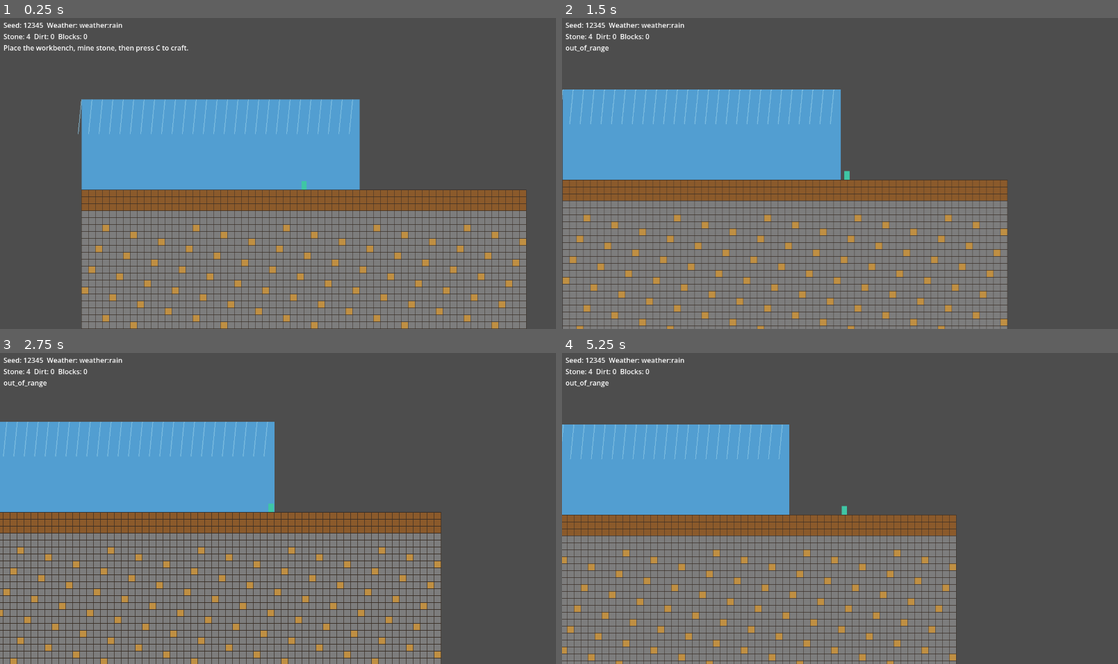
Above: before the commit, frames 1-4 (two rows, left to right).
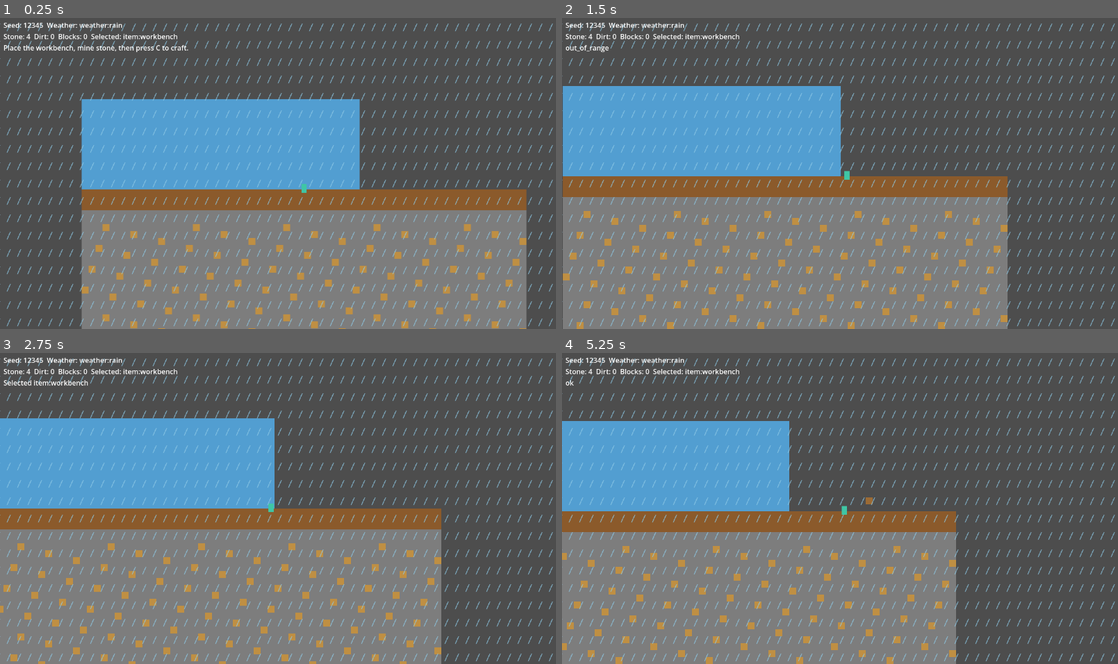
Above: after the commit, the same moments.

Repository: MariuszBielecki288728/godot-2d-sandbox-starter
Game: Godot game, scene res://scenes/main.tscn
Two runs of this game, one before a commit and one after it. Both use one fixed random seed, a clock stepped at 60 frames per second and the inputs below.
Inputs (mouse positions are in pixels of both pictures, inside the frame that each line leads up to):
- Up to frame 1 (0.25 s): no input
- Up to frame 2 (1.5 s): move the mouse to (962, 157) at 0.52 s; hold C (craft) 0.53-1.28 s; hold D (move_right) from 0.53 s (still down); tap Space (jump) at 0.77 s; click (962, 157) at 0.8 s; move the mouse to (728, 189) at 1.27 s; click (728, 189) at 1.35 s
- Up to frame 3 (2.75 s): tap Space (jump) at 1.52 s; right-click (166, 524) at 1.55 s; move the mouse to (333, 440) at 2.02 s; release D (move_right) at 2.03 s; hold A (move_left) from 2.03 s (still down); hold Right mouse button (place) from 2.03 s (still down); tap Q (select_next, bound only after the commit) at 2.3 s
- Up to frame 4 (5.25 s): move the mouse to (812, 570) at 2.77 s; release A (move_left) at 2.78 s; release Right mouse button (place) at 2.78 s; hold D (move_right) 2.78-4.28 s; tap Q (select_next, bound only after the commit) at 2.85 s; tap Space (jump) at 3.02, 3.77, 4.52 s; tap C (craft) at 3.05 s; move the mouse to (1006, 555) at 3.52 s; hold C (craft) 3.53-4.28 s; click (1006, 555) at 3.8 s; tap Ctrl (load_world) at 4.15 s; move the mouse to (673, 461) at 4.27 s; hold A (move_left) 4.28-5.03 s; click (673, 461) at 4.35 s; right-click (673, 461) at 4.55 s; tap Page Up (save_world) at 4.9 s; move the mouse to (867, 508) at 5.02 s; hold D (move_right) from 5.03 s (still down); hold Right mouse button (place) from 5.03 s (still down)

The runs differ from the first frame. In frame 1, 12% of the frame differs, in the area x 0-100%, y 1-100%; in frame 2, 17%; in frame 3, 17%; in frame 4, 15%.

Commit message:
Correct Layer 2 terrain physics integration

Diff:
--- a/project.godot
+++ b/project.godot
@@ -54,6 +54,10 @@
 "deadzone": 0.5,
 "events": [Object(InputEventKey,"physical_keycode":67)]
 }
+select_next={
+"deadzone": 0.5,
+"events": [Object(InputEventKey,"physical_keycode":81)]
+}
 save_world={
 "deadzone": 0.5,
 "events": [Object(InputEventKey,"physical_keycode":4194323)]
--- a/scenes/main.tscn
+++ b/scenes/main.tscn
@@ -18,21 +18,15 @@
 color = Color(0.32, 0.62, 0.82, 1)
 mouse_filter = 2
 
-[node name="WorldView" type="Node2D" parent="."]
+[node name="WorldView" type="TileMapLayer" parent="."]
 script = ExtResource("2_world")
-
-[node name="Ground" type="StaticBody2D" parent="."]
-position = Vector2(512, 368)
-
-[node name="CollisionShape2D" type="CollisionShape2D" parent="Ground"]
-shape = SubResource("RectangleShape2D_ground")
 
 [node name="Player" parent="." instance=ExtResource("3_player")]
 
-[node name="WeatherView" type="Node2D" parent="."]
+[node name="CanvasLayer" type="CanvasLayer" parent="."]
+
+[node name="WeatherView" type="Node2D" parent="CanvasLayer"]
 script = ExtResource("4_weather")
-
-[node name="CanvasLayer" type="CanvasLayer" parent="."]
 
 [node name="Hud" type="Label" parent="CanvasLayer"]
 offset_left = 8.0
--- a/src/domain/world/tile_catalog.gd
+++ b/src/domain/world/tile_catalog.gd
@@ -23,13 +23,17 @@
 		ORE:
 			return TileDefinition.new(ORE, true, true, ITEM_ORE, Color("bf8f43"))
 		WORKBENCH:
-			return TileDefinition.new(WORKBENCH, true, false, StringName(), Color("9b6b35"))
+			return TileDefinition.new(WORKBENCH, true, true, ITEM_WORKBENCH, Color("9b6b35"))
 		_:
 			return TileDefinition.new(AIR, false, false, StringName(), Color.TRANSPARENT)
 
 
 static func is_known(tile_id: StringName) -> bool:
 	return tile_id in [AIR, DIRT, STONE, ORE, WORKBENCH]
+
+
+static func is_known_item(item_id: StringName) -> bool:
+	return item_id in [ITEM_DIRT, ITEM_STONE, ITEM_ORE, ITEM_STONE_BLOCK, ITEM_WORKBENCH]
 
 
 static func tile_for_item(item_id: StringName) -> StringName:
--- a/src/game/sandbox_authority.gd
+++ b/src/game/sandbox_authority.gd
@@ -7,6 +7,7 @@
 const INVALID_TARGET: StringName = &"invalid_target"
 const INSUFFICIENT_ITEMS: StringName = &"insufficient_items"
 const MISSING_CAPABILITY: StringName = &"missing_capability"
+const OCCUPIED_TARGET: StringName = &"occupied_target"
 
 var world: WorldState
 var inventory: Inventory
@@ -32,12 +33,19 @@
 	return ActionResult.new(true, OK)
 
 
-func place(player_tile: Vector2i, target: Vector2i, item_id: StringName) -> ActionResult:
+func place(
+	player_tile: Vector2i,
+	target: Vector2i,
+	item_id: StringName,
+	occupied_tiles: Array[Vector2i] = []
+) -> ActionResult:
 	if not _within_reach(player_tile, target) or not world.is_in_bounds(target):
 		return ActionResult.new(false, OUT_OF_RANGE)
 	var tile_id := TileCatalog.tile_for_item(item_id)
 	if tile_id == TileCatalog.AIR or world.get_tile(target) != TileCatalog.AIR:
 		return ActionResult.new(false, INVALID_TARGET)
+	if target in occupied_tiles:
+		return ActionResult.new(false, OCCUPIED_TARGET)
 	if not inventory.remove(item_id, 1):
 		return ActionResult.new(false, INSUFFICIENT_ITEMS)
 	world.set_tile(target, tile_id)
--- /dev/null
+++ b/src/multiplayer/authoritative_tile_transport.gd
@@ -0,0 +1,22 @@
+class_name AuthoritativeTileTransport
+extends RefCounted
+
+
+func host_handle(packet: PackedByteArray, authority: SandboxAuthority) -> Dictionary:
+	var codec := TileActionCodec.new()
+	var message: Dictionary = codec.decode(packet)
+	if not bool(message.get("ok", false)) or message.get("type") != &"mine":
+		return {"ok": false}
+	var target: Vector2i = message["target"]
+	var result := authority.mine(message["player"], target)
+	if not result.succeeded:
+		return {"ok": false}
+	return {"ok": true, "packet": codec.tile_update(target, authority.world.get_tile(target))}
+
+
+func client_apply(packet: PackedByteArray, world: WorldState) -> bool:
+	var codec := TileActionCodec.new()
+	var message: Dictionary = codec.decode(packet)
+	if not bool(message.get("ok", false)) or message.get("type") != &"tile_update":
+		return false
+	return world.set_tile(message["position"], message["id"])
--- /dev/null
+++ b/src/multiplayer/tile_action_codec.gd
@@ -0,0 +1,61 @@
+class_name TileActionCodec
+extends RefCounted
+
+
+func mine_intent(player_tile: Vector2i, target: Vector2i) -> PackedByteArray:
+	return (
+		JSON
+		. stringify({"type": "mine", "player": _data(player_tile), "target": _data(target)})
+		. to_utf8_buffer()
+	)
+
+
+func tile_update(position: Vector2i, tile_id: StringName) -> PackedByteArray:
+	return (
+		JSON
+		. stringify({"type": "tile_update", "position": _data(position), "id": String(tile_id)})
+		. to_utf8_buffer()
+	)
+
+
+func decode(packet: PackedByteArray) -> Dictionary:
+	var json := JSON.new()
+	if json.parse(packet.get_string_from_utf8()) != OK or not json.data is Dictionary:
+		return {"ok": false}
+	var data: Dictionary = json.data
+	if (
+		data.get("type") == "mine"
+		and _is_coordinate(data.get("player"))
+		and _is_coordinate(data.get("target"))
+	):
+		var player: Dictionary = data["player"]
+		var target: Dictionary = data["target"]
+		return {
+			"ok": true,
+			"type": &"mine",
+			"player": _coordinate(player),
+			"target": _coordinate(target)
+		}
+	if data.get("type") == "tile_update" and _is_coordinate(data.get("position")):
+		var tile_id := StringName(data.get("id", ""))
+		if TileCatalog.is_known(tile_id):
+			var position: Dictionary = data["position"]
+			return {
+				"ok": true, "type": &"tile_update", "position": _coordinate(position), "id": tile_id
+			}
+	return {"ok": false}
+
+
+func _is_coordinate(value: Variant) -> bool:
+	if not value is Dictionary:
+		return false
+	var coordinate: Dictionary = value
+	return typeof(coordinate.get("x")) == TYPE_INT and typeof(coordinate.get("y")) == TYPE_INT
+
+
+func _coordinate(data: Dictionary) -> Vector2i:
+	return Vector2i(int(data["x"]), int(data["y"]))
+
+
+func _data(position: Vector2i) -> Dictionary:
+	return {"x": position.x, "y": position.y}
--- a/src/presentation/main/sandbox_main.gd
+++ b/src/presentation/main/sandbox_main.gd
@@ -4,9 +4,10 @@
 const SAVE_PATH: String = "user://sandbox-save.json"
 
 var _authority: SandboxAuthority
+var _selected_item: StringName = TileCatalog.ITEM_WORKBENCH
 
 @onready var _world_view: WorldView = $WorldView
-@onready var _weather_view: WeatherView = $WeatherView
+@onready var _weather_view: WeatherView = $CanvasLayer/WeatherView
 @onready var _player: SandboxPlayer = $Player
 @onready var _hud: SandboxHud = $CanvasLayer/Hud
 
@@ -30,24 +31,28 @@
 		_show_result(_authority.mine(_player.tile_coordinate(), _mouse_tile()))
 	elif event.is_action_pressed(&"place"):
 		_show_result(
-			_authority.place(_player.tile_coordinate(), _mouse_tile(), TileCatalog.ITEM_WORKBENCH)
+			_authority.place(
+				_player.tile_coordinate(), _mouse_tile(), _selected_item, _player.occupied_tiles()
+			)
 		)
+	elif event.is_action_pressed(&"select_next"):
+		_select_next_placeable()
 	elif event.is_action_pressed(&"craft"):
 		_show_result(
 			_authority.craft_at(_player.tile_coordinate(), CraftingService.stone_block_recipe())
 		)
 	elif event.is_action_pressed(&"save_world"):
-		_hud.show_state(
-			_authority,
-			"Saved." if SaveStore.save_to_path(SAVE_PATH, _authority) else "Save failed."
-		)
+		var message := "Saved." if SaveStore.save_to_path(SAVE_PATH, _authority) else "Save failed."
+		_hud.show_state(_authority, _selected_item, message)
 	elif event.is_action_pressed(&"load_world"):
 		var loaded := SaveStore.load_from_path(SAVE_PATH)
 		if bool(loaded.get("ok", false)):
 			_authority = loaded["authority"]
 			_apply_authority("Loaded.")
 		else:
-			_hud.show_state(_authority, "Load failed: %s" % loaded.get("error", "unknown"))
+			_hud.show_state(
+				_authority, _selected_item, "Load failed: %s" % loaded.get("error", "unknown")
+			)
 
 
 func _mouse_tile() -> Vector2i:
@@ -56,11 +61,26 @@
 
 
 func _show_result(result: ActionResult) -> void:
-	_hud.show_state(_authority, String(result.reason))
+	_hud.show_state(_authority, _selected_item, String(result.reason))
 
 
 func _apply_authority(message: String) -> void:
 	_world_view.set_world(_authority.world)
 	_weather_view.set_weather(_authority.weather)
 	_player.global_position = Vector2(_authority.world.spawn_tile * WorldConfig.TILE_SIZE_PIXELS)
-	_hud.show_state(_authority, message)
+	_hud.show_state(_authority, _selected_item, message)
+
+
+func _select_next_placeable() -> void:
+	var placeable: Array[StringName] = [
+		TileCatalog.ITEM_WORKBENCH,
+		TileCatalog.ITEM_STONE_BLOCK,
+		TileCatalog.ITEM_DIRT,
+	]
+	var current: int = placeable.find(_selected_item)
+	for offset: int in range(1, placeable.size() + 1):
+		var candidate: StringName = placeable[(current + offset) % placeable.size()]
+		if _authority.inventory.has(candidate, 1):
+			_selected_item = candidate
+			break
+	_hud.show_state(_authority, _selected_item, "Selected %s" % _selected_item)
--- a/src/presentation/player/player.gd
+++ b/src/presentation/player/player.gd
@@ -21,3 +21,20 @@
 		floori(global_position.x / WorldConfig.TILE_SIZE_PIXELS),
 		floori(global_position.y / WorldConfig.TILE_SIZE_PIXELS)
 	)
+
+
+func occupied_tiles() -> Array[Vector2i]:
+	var half_size := Vector2(6, 10)
+	var minimum := global_position - half_size
+	var maximum := global_position + half_size
+	var tiles: Array[Vector2i] = []
+	for y: int in range(
+		floori(minimum.y / WorldConfig.TILE_SIZE_PIXELS),
+		floori(maximum.y / WorldConfig.TILE_SIZE_PIXELS) + 1
+	):
+		for x: int in range(
+			floori(minimum.x / WorldConfig.TILE_SIZE_PIXELS),
+			floori(maximum.x / WorldConfig.TILE_SIZE_PIXELS) + 1
+		):
+			tiles.append(Vector2i(x, y))
+	return tiles
--- a/src/presentation/sandbox_hud.gd
+++ b/src/presentation/sandbox_hud.gd
@@ -2,15 +2,18 @@
 extends Label
 
 
-func show_state(authority: SandboxAuthority, message: String = "") -> void:
+func show_state(
+	authority: SandboxAuthority, selected_item: StringName, message: String = ""
+) -> void:
 	text = (
-		"Seed: %s  Weather: %s\nStone: %s  Dirt: %s  Blocks: %s\n%s"
+		"Seed: %s  Weather: %s\nStone: %s  Dirt: %s  Blocks: %s  Selected: %s\n%s"
 		% [
 			authority.world.seed,
 			authority.weather.kind,
 			authority.inventory.count(TileCatalog.ITEM_STONE),
 			authority.inventory.count(TileCatalog.ITEM_DIRT),
 			authority.inventory.count(TileCatalog.ITEM_STONE_BLOCK),
+			selected_item,
 			message,
 		]
 	)
--- a/src/presentation/weather_view.gd
+++ b/src/presentation/weather_view.gd
@@ -12,5 +12,7 @@
 func _draw() -> void:
 	if weather == null or weather.kind != WeatherState.RAIN:
 		return
-	for x: int in range(0, 640, 24):
-		draw_line(Vector2(x, 0), Vector2(x - 8, 80), Color("8ecae6aa"), 2.0)
+	var viewport_size := get_viewport_rect().size
+	for y: int in range(-24, int(viewport_size.y) + 24, 40):
+		for x: int in range(0, int(viewport_size.x) + 24, 24):
+			draw_line(Vector2(x, y), Vector2(x - 8, y + 18), Color("8ecae6aa"), 2.0)
--- a/src/presentation/world_view.gd
+++ b/src/presentation/world_view.gd
@@ -1,7 +1,12 @@
 class_name WorldView
-extends Node2D
+extends TileMapLayer
 
 var _world: WorldState
+var _tile_set_ready: bool = false
+
+
+func _ready() -> void:
+	_ensure_tile_set()
 
 
 func set_world(world: WorldState) -> void:
@@ -9,23 +14,76 @@
 		_world.tile_changed.disconnect(_on_tile_changed)
 	_world = world
 	_world.tile_changed.connect(_on_tile_changed)
-	queue_redraw()
+	_ensure_tile_set()
+	clear()
+	for record: Dictionary in _world.tile_records():
+		_apply_tile(Vector2i(int(record["x"]), int(record["y"])), StringName(record["id"]))
 
 
-func _draw() -> void:
-	if _world == null:
-		return
-	for y: int in _world.config.height:
-		for x: int in _world.config.width:
-			var tile_id := _world.get_tile(Vector2i(x, y))
-			if tile_id != TileCatalog.AIR:
-				var rectangle := Rect2(
-					Vector2(x, y) * WorldConfig.TILE_SIZE_PIXELS,
-					Vector2.ONE * WorldConfig.TILE_SIZE_PIXELS
-				)
-				draw_rect(rectangle, TileCatalog.definition(tile_id).color)
-				draw_rect(rectangle, Color("382d25"), false, 1.0)
+func has_projected_tile(position: Vector2i) -> bool:
+	return get_cell_source_id(position) >= 0
 
 
-func _on_tile_changed(_position: Vector2i, _tile_id: StringName) -> void:
-	queue_redraw()
+func _ensure_tile_set() -> void:
+	if _tile_set_ready:
+		return
+	var image := Image.create(
+		WorldConfig.TILE_SIZE_PIXELS * 4, WorldConfig.TILE_SIZE_PIXELS, false, Image.FORMAT_RGBA8
+	)
+	var tile_ids: Array[StringName] = [
+		TileCatalog.DIRT,
+		TileCatalog.STONE,
+		TileCatalog.ORE,
+		TileCatalog.WORKBENCH,
+	]
+	for index: int in tile_ids.size():
+		var color := TileCatalog.definition(tile_ids[index]).color
+		for x: int in range(
+			index * WorldConfig.TILE_SIZE_PIXELS, (index + 1) * WorldConfig.TILE_SIZE_PIXELS
+		):
+			for y: int in WorldConfig.TILE_SIZE_PIXELS:
+				image.set_pixel(x, y, color)
+	var atlas := TileSetAtlasSource.new()
+	atlas.texture = ImageTexture.create_from_image(image)
+	atlas.texture_region_size = Vector2i.ONE * WorldConfig.TILE_SIZE_PIXELS
+	var generated_tile_set := TileSet.new()
+	generated_tile_set.tile_size = Vector2i.ONE * WorldConfig.TILE_SIZE_PIXELS
+	generated_tile_set.add_physics_layer()
+	generated_tile_set.add_source(atlas, 0)
+	for index: int in tile_ids.size():
+		var atlas_position := Vector2i(index, 0)
+		atlas.create_tile(atlas_position)
+		var tile_data: TileData = atlas.get_tile_data(atlas_position, 0)
+		tile_data.add_collision_polygon(0)
+		(
+			tile_data
+			. set_collision_polygon_points(
+				0,
+				0,
+				PackedVector2Array(
+					[
+						Vector2.ZERO,
+						Vector2(WorldConfig.TILE_SIZE_PIXELS, 0),
+						Vector2(WorldConfig.TILE_SIZE_PIXELS, WorldConfig.TILE_SIZE_PIXELS),
+						Vector2(0, WorldConfig.TILE_SIZE_PIXELS),
+					]
+				)
+			)
+		)
+	tile_set = generated_tile_set
+	_tile_set_ready = true
+
+
+func _apply_tile(position: Vector2i, tile_id: StringName) -> void:
+	if tile_id == TileCatalog.AIR:
+		erase_cell(position)
+		return
+	var atlas_x: int = (
+		[TileCatalog.DIRT, TileCatalog.STONE, TileCatalog.ORE, TileCatalog.WORKBENCH].find(tile_id)
+	)
+	if atlas_x >= 0:
+		set_cell(position, 0, Vector2i(atlas_x, 0))
+
+
+func _on_tile_changed(position: Vector2i, tile_id: StringName) -> void:
+	_apply_tile(position, tile_id)
--- /dev/null
+++ b/tests/integration/test_world_physics_projection.gd
@@ -0,0 +1,52 @@
+extends GutTest
+
+const PLAYER_SCENE: PackedScene = preload("res://scenes/player.tscn")
+
+
+func test_mining_supporting_tile_removes_projection_collision_and_player_falls() -> void:
+	var world := _floor_world()
+	var inventory := Inventory.new()
+	var authority := SandboxAuthority.new(world, inventory, WeatherState.new())
+	var view := WorldView.new()
+	var player: SandboxPlayer = PLAYER_SCENE.instantiate()
+	add_child_autofree(view)
+	add_child_autofree(player)
+	view.set_world(world)
+	player.global_position = Vector2(40, 40)
+	for _frame: int in 8:
+		await get_tree().physics_frame
+	var resting_y: float = player.global_position.y
+
+	assert_true(authority.mine(player.tile_coordinate(), Vector2i(2, 4)).succeeded)
+	assert_eq(world.get_tile(Vector2i(2, 4)), TileCatalog.AIR)
+	assert_false(view.has_projected_tile(Vector2i(2, 4)))
+	for _frame: int in 12:
+		await get_tree().physics_frame
+	assert_gt(player.global_position.y, resting_y + 2.0)
+
+
+func test_placed_tile_is_projected_and_blocks_player_motion() -> void:
+	var world := _floor_world()
+	var inventory := Inventory.new()
+	inventory.add(TileCatalog.ITEM_STONE_BLOCK, 1)
+	var authority := SandboxAuthority.new(world, inventory, WeatherState.new())
+	var view := WorldView.new()
+	var player: SandboxPlayer = PLAYER_SCENE.instantiate()
+	add_child_autofree(view)
+	add_child_autofree(player)
+	view.set_world(world)
+	player.global_position = Vector2(24, 54)
+
+	assert_true(
+		authority.place(Vector2i(1, 3), Vector2i(3, 3), TileCatalog.ITEM_STONE_BLOCK).succeeded
+	)
+	assert_true(view.has_projected_tile(Vector2i(3, 3)))
+	await get_tree().physics_frame
+	assert_not_null(player.move_and_collide(Vector2(60, 0)))
+
+
+func _floor_world() -> WorldState:
+	var world := WorldState.new(WorldConfig.new(8, 8))
+	for x: int in range(1, 4):
+		world.set_tile(Vector2i(x, 4), TileCatalog.DIRT)
+	return world
--- a/tests/unit/test_inventory_and_authority.gd
+++ b/tests/unit/test_inventory_and_authority.gd
@@ -55,3 +55,61 @@
 	assert_true(weather.set_kind(WeatherState.RAIN))
 	assert_false(weather.set_kind(&"weather:acid_rain"))
 	assert_eq(weather.kind, WeatherState.RAIN)
+
+
+func test_workbench_can_be_placed_then_mined_for_its_item() -> void:
+	var world := WorldState.new(WorldConfig.new(8, 8))
+	var inventory := Inventory.new()
+	inventory.add(TileCatalog.ITEM_WORKBENCH, 1)
+	var authority := SandboxAuthority.new(world, inventory, WeatherState.new())
+
+	assert_true(
+		authority.place(Vector2i(1, 1), Vector2i(2, 1), TileCatalog.ITEM_WORKBENCH).succeeded
+	)
+	assert_true(authority.mine(Vector2i(1, 1), Vector2i(2, 1)).succeeded)
+	assert_eq(world.get_tile(Vector2i(2, 1)), TileCatalog.AIR)
+	assert_eq(inventory.count(TileCatalog.ITEM_WORKBENCH), 1)
+
+
+func test_placement_overlapping_player_tiles_is_atomic() -> void:
+	var world := WorldState.new(WorldConfig.new(8, 8))
+	var inventory := Inventory.new()
+	inventory.add(TileCatalog.ITEM_STONE_BLOCK, 1)
+	var authority := SandboxAuthority.new(world, inventory, WeatherState.new())
+
+	var result := authority.place(
+		Vector2i(1, 1), Vector2i(2, 1), TileCatalog.ITEM_STONE_BLOCK, [Vector2i(2, 1)]
+	)
+	assert_false(result.succeeded)
+	assert_eq(result.reason, SandboxAuthority.OCCUPIED_TARGET)
+	assert_eq(world.get_tile(Vector2i(2, 1)), TileCatalog.AIR)
+	assert_eq(inventory.count(TileCatalog.ITEM_STONE_BLOCK), 1)
+
+
+func test_multiplayer_codec_rejects_malformed_messages() -> void:
+	var codec := TileActionCodec.new()
+	assert_false(codec.decode("not json".to_utf8_buffer())["ok"])
+	assert_false(codec.decode('{"type":"mine","target":{}}'.to_utf8_buffer())["ok"])
+	assert_false(
+		(
+			codec
+			. decode(
+				'{"type":"tile_update","position":{"x":1,"y":1},"id":"tile:nope"}'.to_utf8_buffer()
+			)["ok"]
+		)
+	)
+
+
+func test_crafted_stone_block_can_be_consumed_for_placement() -> void:
+	var world := WorldState.new(WorldConfig.new(8, 8))
+	world.set_tile(Vector2i(2, 1), TileCatalog.WORKBENCH)
+	var inventory := Inventory.new()
+	inventory.add(TileCatalog.ITEM_STONE, 2)
+	var authority := SandboxAuthority.new(world, inventory, WeatherState.new())
+
+	assert_true(authority.craft_at(Vector2i(1, 1), CraftingService.stone_block_recipe()).succeeded)
+	assert_true(
+		authority.place(Vector2i(1, 1), Vector2i(3, 1), TileCatalog.ITEM_STONE_BLOCK).succeeded
+	)
+	assert_eq(inventory.count(TileCatalog.ITEM_STONE_BLOCK), 0)
+	assert_eq(world.get_tile(Vector2i(3, 1)), TileCatalog.STONE)
Not shown, added: src/multiplayer/authoritative_tile_transport.gd.uid
Not shown, added: src/multiplayer/tile_action_codec.gd.uid
Not shown, added: tests/integration/test_world_physics_projection.gd.uid
Not shown, changed: AGENTS.md
Not shown, changed: docs/architecture.md
